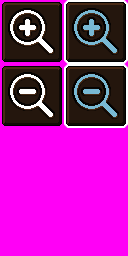
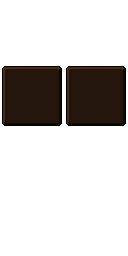
The second 128×256 image is a revision of the first. Changes to its layers:
hid "Layer 1 copy 3" over [74, 74, 117, 117]
hid "Layer 1 copy 2" over [10, 74, 53, 117]
hid "Layer 1 copy" over [74, 10, 117, 53]
hid "Layer 1" over [10, 10, 53, 53]
hid "Layer 2 copy" over [2, 0, 128, 64]
hid "Layer 0" over [0, 0, 128, 256]
